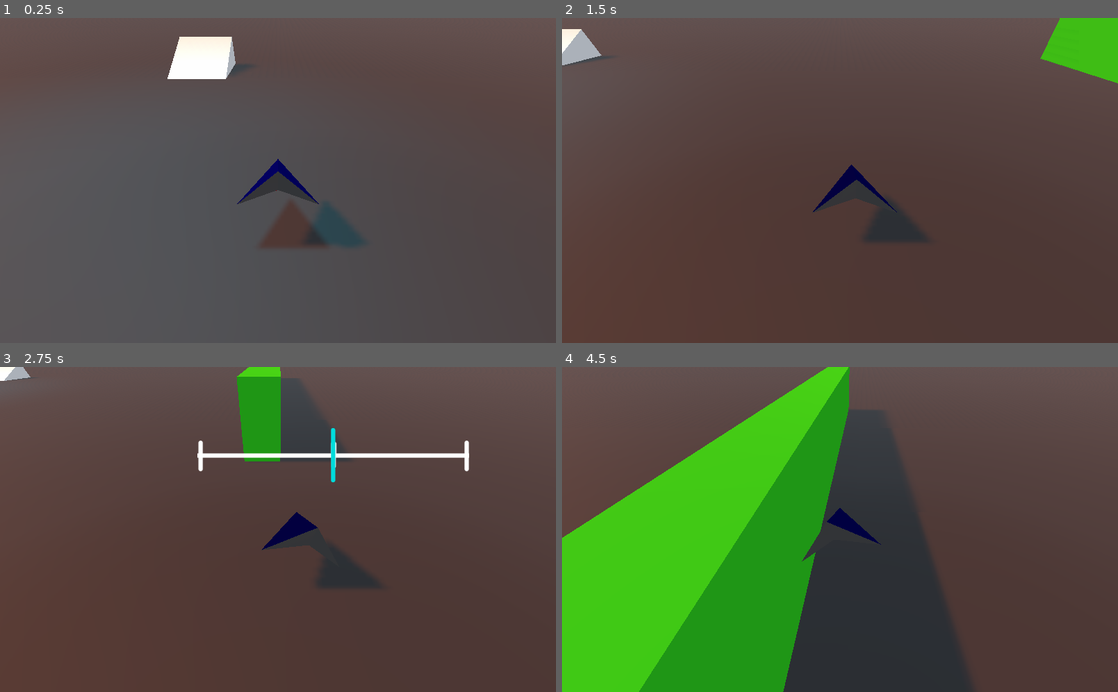
Above: before the commit, frames 1-4 (two rows, left to right).
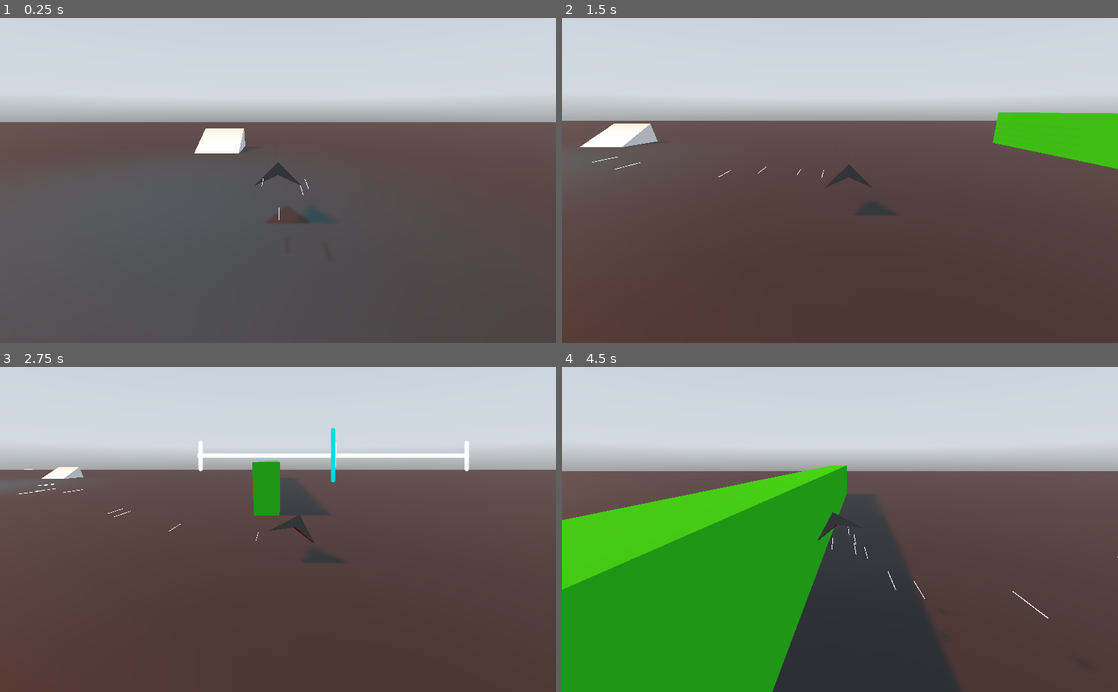
Above: after the commit, the same moments.

Repository: clemetayer/RacingGame
Game: Godot game, scene res://Scenes/Tracks/TestTrack.tscn
Two runs of this game, one before a commit and one after it. Both use one fixed random seed, a clock stepped at 60 frames per second and the inputs below.
Inputs (mouse positions are in pixels of both pictures, inside the frame that each line leads up to):
- Up to frame 1 (0.25 s): no input
- Up to frame 2 (1.5 s): move the mouse to (962, 164) at 0.52 s; hold D (Right) 0.53-1.28 s; tap 1 (Camera1) at 0.6 s; move the mouse to (728, 196) at 1.27 s; hold S (Backward) from 1.28 s (still down); tap 2 (Camera2) at 1.35 s
- Up to frame 3 (2.75 s): move the mouse to (333, 458) at 2.02 s; release S (Backward) at 2.03 s; press the mouse at (333, 458) at 2.03 s; hold D (Right) from 2.03 s (still down)
- Up to frame 4 (4.5 s): move the mouse to (812, 594) at 2.77 s; release D (Right) at 2.78 s; release the mouse at (812, 594) at 2.78 s; hold Z (Forward) 2.78-3.53 s; tap Shift (Steer) at 2.85 s; move the mouse to (1006, 578) at 3.52 s; hold Q (Left) from 3.53 s (still down); tap 1 (Camera1) at 3.6 s; move the mouse to (673, 480) at 4.27 s; tap 2 (Camera2) at 4.35 s

The runs differ from the first frame. In frame 1, 35% of the frame differs, in the area x 0-100%, y 0-71%; in frame 2, 36%; in frame 3, 34%; in frame 4, 48%, in the area x 0-100%, y 0-100%.

Commit message:
added particles

Diff:
--- a/RacingGame/Scenes/Cars/TriangleCar.tscn
+++ b/RacingGame/Scenes/Cars/TriangleCar.tscn
@@ -1,8 +1,9 @@
-[gd_scene load_steps=6 format=2]
+[gd_scene load_steps=7 format=2]
 
 [ext_resource path="res://Assets/Cars/Triangle/TriangleCar.glb" type="PackedScene" id=1]
 [ext_resource path="res://Scripts/Cars/TriangleCar.gd" type="Script" id=2]
 [ext_resource path="res://Scenes/UI/MouseGauge.tscn" type="PackedScene" id=3]
+[ext_resource path="res://Scenes/Cars/backCarParticles.tscn" type="PackedScene" id=4]
 
 [sub_resource type="ConvexPolygonShape" id=1]
 points = PoolVector3Array( 1, 0, -1, -1, 0, 0, 1, 0, 1, 1, 1, 0 )
@@ -44,7 +45,10 @@
 cast_to = Vector3( 0, -10, 0 )
 collision_mask = 6
 
-[node name="UI" type="CanvasLayer" parent="." index="5"]
+[node name="backCarParticles" parent="." index="5" instance=ExtResource( 4 )]
+transform = Transform( -1.62921e-07, 0, 1, 0, 1, 0, -1, 0, -1.62921e-07, 2, 0.5, 0 )
+
+[node name="UI" type="CanvasLayer" parent="." index="6"]
 
 [node name="MouseGauge" parent="UI" index="0" instance=ExtResource( 3 )]
 [connection signal="body_entered" from="BoostCollision" to="." method="_on_BoostCollision_body_entered"]
--- /dev/null
+++ b/RacingGame/Scenes/Cars/backCarParticles.tscn
@@ -0,0 +1,39 @@
+[gd_scene load_steps=6 format=2]
+
+[sub_resource type="Gradient" id=8]
+offsets = PoolRealArray( 0, 0.631579, 1 )
+colors = PoolColorArray( 1, 0, 0, 1, 0, 0, 1, 1, 0, 0, 0, 0 )
+
+[sub_resource type="GradientTexture" id=9]
+gradient = SubResource( 8 )
+
+[sub_resource type="ParticlesMaterial" id=7]
+trail_color_modifier = SubResource( 9 )
+emission_shape = 2
+emission_box_extents = Vector3( 1, 0.5, 1 )
+direction = Vector3( 0, 0, 1 )
+spread = 20.0
+gravity = Vector3( 0, 0, 0 )
+initial_velocity = 1.0
+
+[sub_resource type="SpatialMaterial" id=6]
+emission_enabled = true
+emission = Color( 1, 1, 1, 1 )
+emission_energy = 3.16
+emission_operator = 0
+emission_on_uv2 = false
+
+[sub_resource type="CapsuleMesh" id=3]
+material = SubResource( 6 )
+radius = 0.01
+rings = 20
+
+[node name="backCarParticles" type="Particles"]
+transform = Transform( 0.99993, -0.0118156, 0, 0.0118156, 0.99993, 0, 0, 0, 1, 0, 0, 0 )
+amount = 10
+lifetime = 2.0
+speed_scale = 3.0
+visibility_aabb = AABB( -4, -4, -3.97278, 8, 8, 7.94556 )
+local_coords = false
+process_material = SubResource( 7 )
+draw_pass_1 = SubResource( 3 )
--- a/RacingGame/Scenes/Tracks/TestTrack.tscn
+++ b/RacingGame/Scenes/Tracks/TestTrack.tscn
@@ -31,6 +31,8 @@
 transform = Transform( -0.000219827, -0.342092, 0.939666, 0.000658181, 0.939666, 0.342092, -1, 0.000693671, 1.85944e-05, 5, 6.57216, 0 )
 script = ExtResource( 3 )
 FOLLOW_PATH = NodePath("../TriangleCar")
+TARGET_DISTANCE = 10.0
+TARGET_HEIGHT = 3.0
 
 [node name="TriangleCar" parent="." instance=ExtResource( 2 )]
 transform = Transform( 1, 0, 0, 0, 1, 0, 0, 0, 1, 0, 1.13563, -6.93421 )
